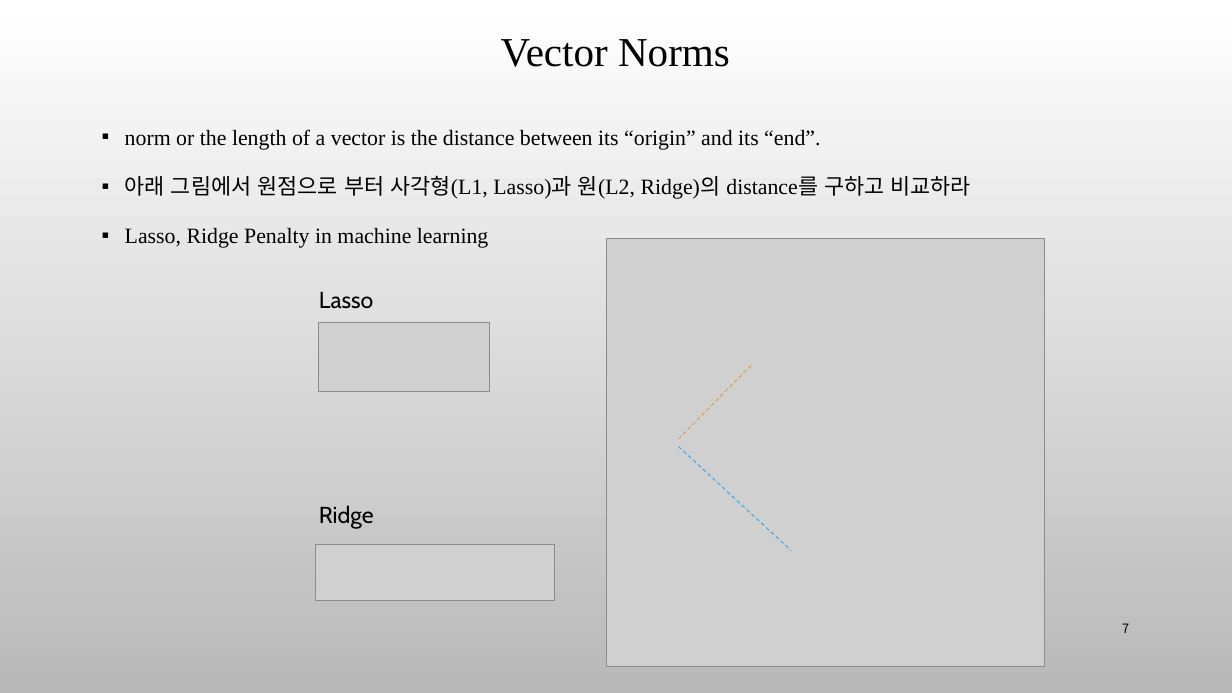
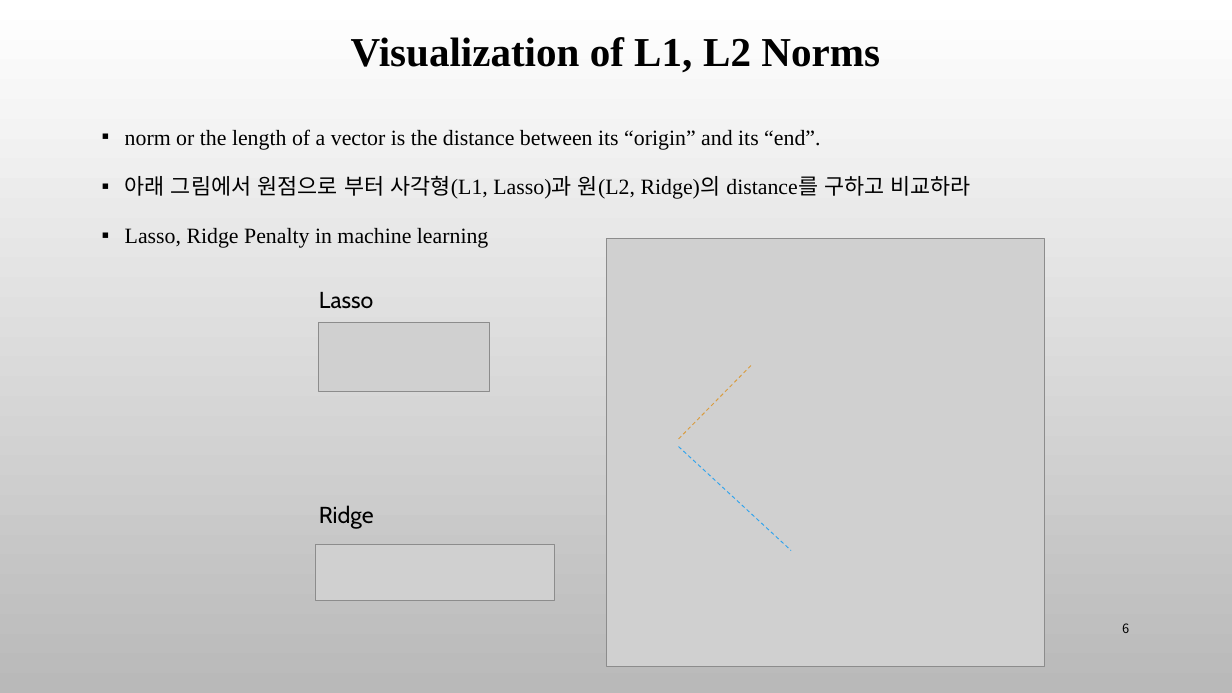
Before and after one commit to ancestor9/mathematics-for-machine-learning, a slide deck: slide 6 of 7_Applications of mathematics.pptx (slide 7 before the commit). Drawn at 1232x693 pixels with LibreOffice and Linux fonts; fonts in the diff are those of the drawing; grey boxes stand for pictures; background and template pictures are left out. Boxes give left, top, right and bottom in pixels: in the first picture for what was removed or moved away, otherwise in the second. Text is boxed around its words. In the diff, an @@ line names an element or a change of style, - is before the commit and + after.

```diff
--- a/7_Applications of mathematics.pptx
+++ b/7_Applications of mathematics.pptx
@@ title at bbox=[351, 37, 880, 72]: text changed; bold on @@
-Vector Norms
+Visualization of L1, L2 Norms
@@ page number at bbox=[1122, 623, 1129, 633]: text changed @@
-7
+6
```
Also in this commit, not shown: 11 other slides changed, 8 slides added, 1 slide removed.
